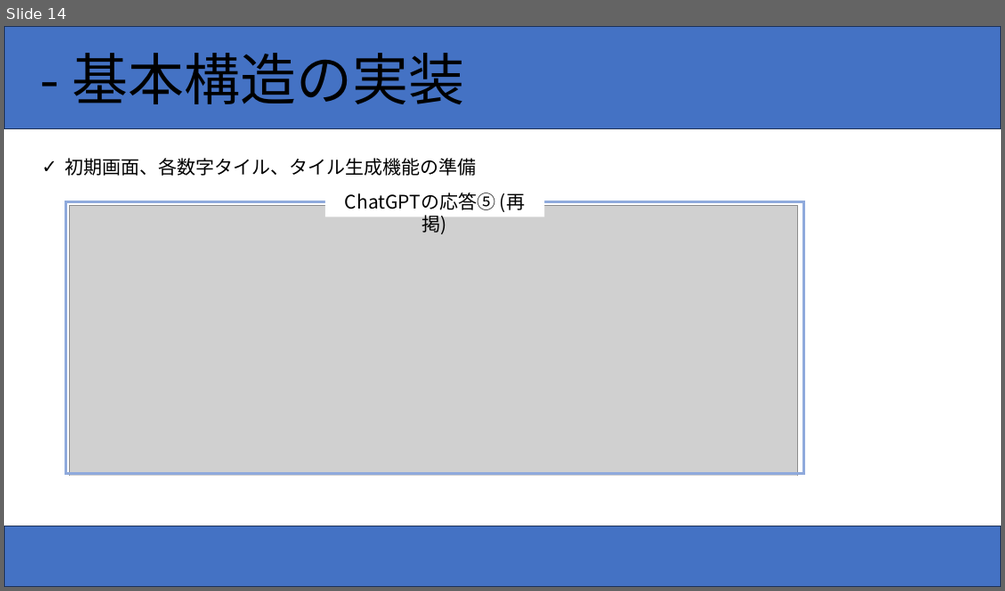
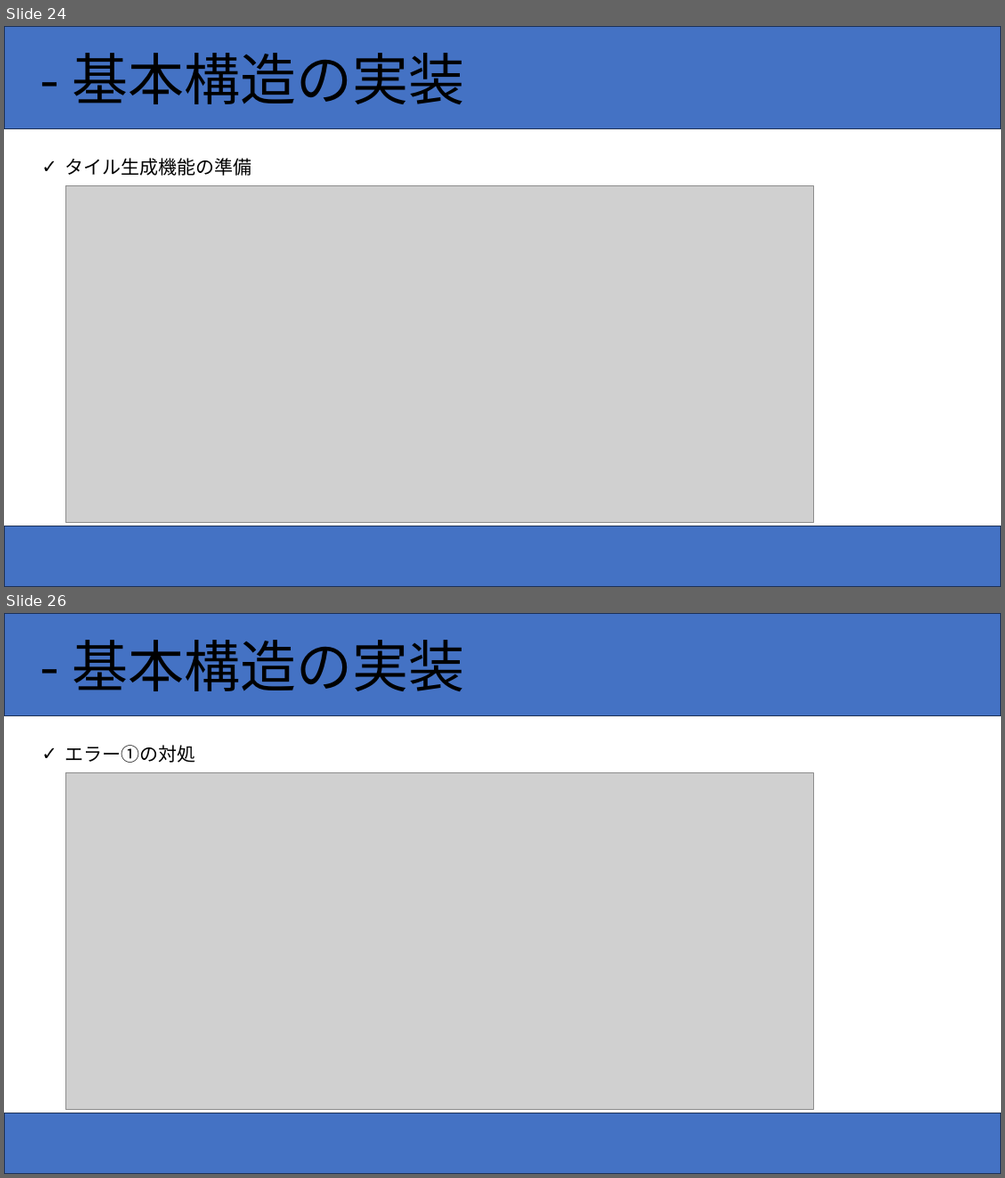
Before and after one commit to RintaroooTobita/2048chatgpt, a slide deck: ChatGPTを用いてゲームを作ろう！.pptx. Shown one above the other, each under a label of ours: slide 14 before the commit, slides 24 and 26 after it; the slides between them are not shown. The pictures are 1005x591 and 1005x1178 pixels, drawn with LibreOffice and Linux fonts; fonts in the diff are those of the drawing; grey boxes stand for pictures. Boxes give left, top, right and bottom in pixels: in the first picture for what was removed or moved away, otherwise in the second. Text is boxed around its words. In the diff, an @@ line names an element or a change of style, - is before the commit and + after.

```diff
--- a/ChatGPTを用いてゲームを作ろう！.pptx
+++ b/ChatGPTを用いてゲームを作ろう！.pptx
@@ slide 26 added at (4, 613, 1001, 1174), background #FFFFFF @@
@@ rectangle added at (4, 613, 1001, 716), fill #4472C4, outline #1E3256 1 pt, 54 pt, text #000000 @@
+- 基本構造の実装
@@ text added at (65, 745, 196, 763), 18 pt, text #000000 @@
+✓ エラー①の対処
@@ picture added at (65, 772, 813, 1110) @@
@@ rectangle added at (4, 1113, 1001, 1174), fill #4472C4, outline #1E3256 1 pt @@
@@ what was slide 14 is now slide 24 @@
@@ slide 24 changed as well @@
@@ text at (65, 158, 252, 176): text changed @@
-✓ 初期画面、各数字タイル、タイル生成機能の準備
+✓ タイル生成機能の準備
@@ picture: place and size @@
-picture at (70, 206, 798, 510)
+picture at (65, 185, 813, 523)
@@ rectangle removed at (66, 201, 804, 473) @@
@@ rectangle removed at (325, 187, 544, 216) @@
-ChatGPTの応答⑤ (再掲)
@@ rectangle removed at (57, 475, 824, 543) @@
```
Also in this commit, not shown: 1 other slide changed, 13 other slides added.
